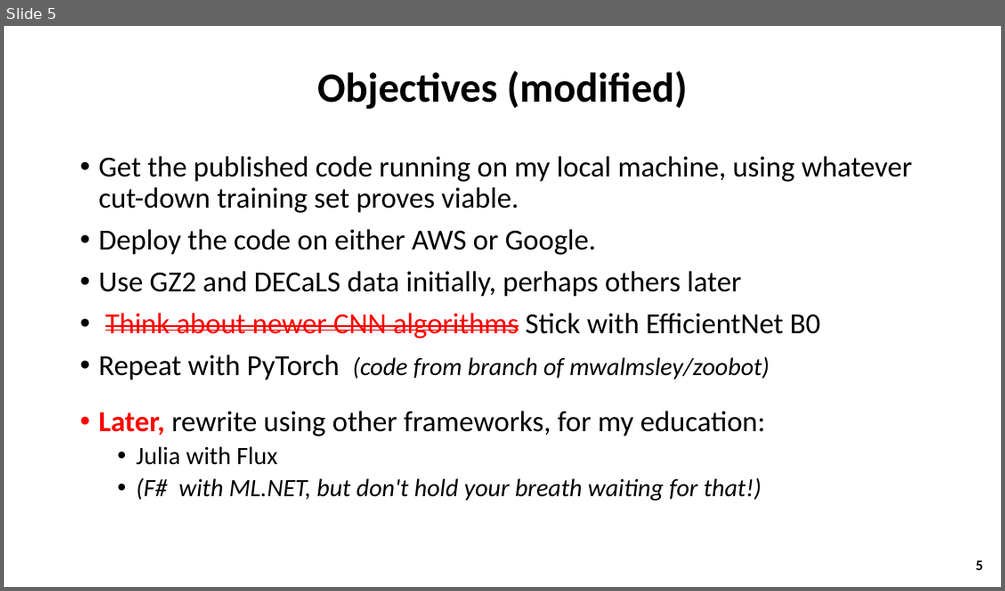
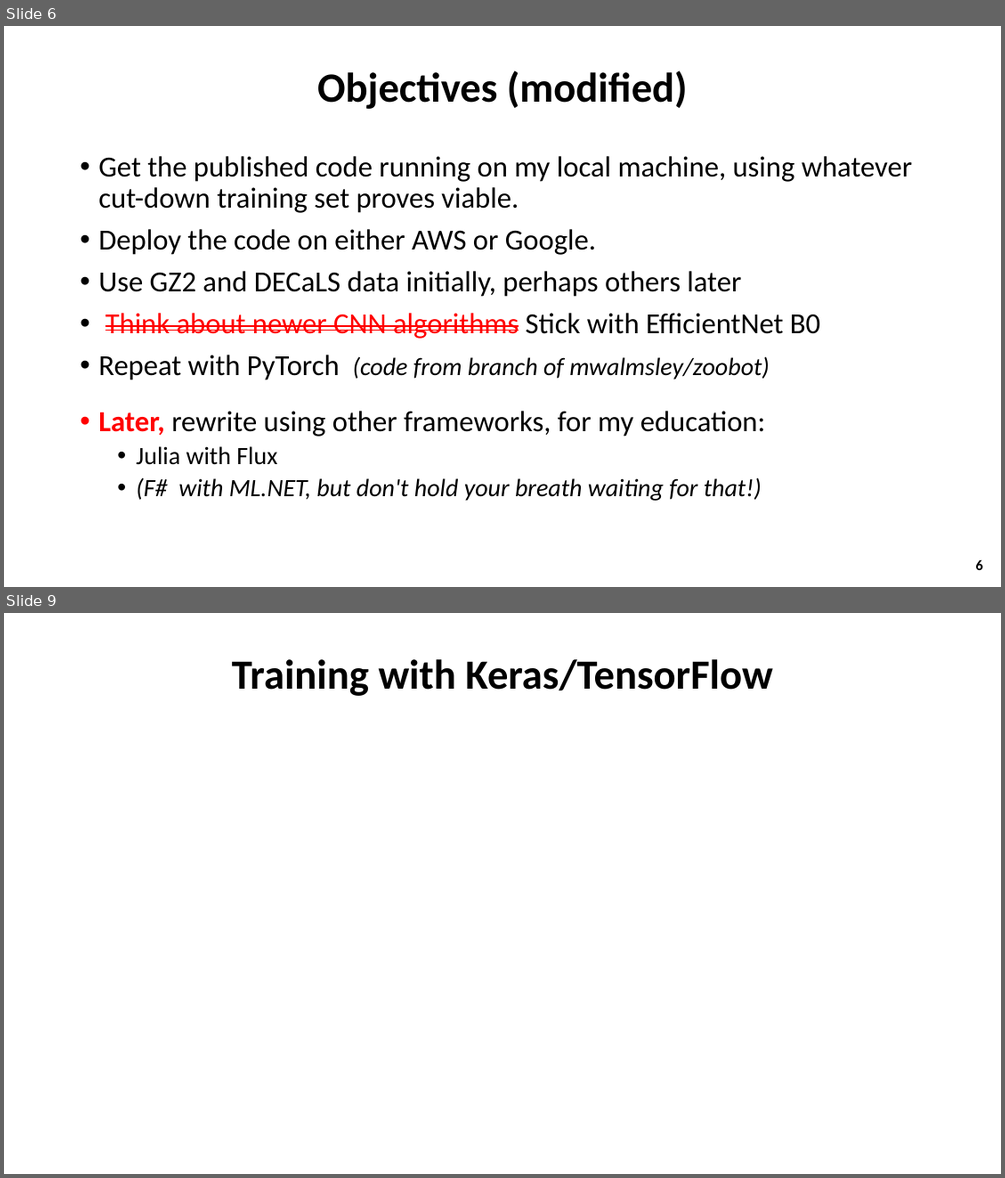
Before and after one commit to colinleach/proj502, a slide deck: project_report/Colin Leach project for ASTR 502.pptx. Shown one above the other, each under a label of ours: slide 5 before the commit, slides 6 and 9 after it; the slides between them are not shown. The pictures are 1005x591 and 1005x1178 pixels, drawn with LibreOffice and Linux fonts; fonts in the diff are those of the drawing. Boxes give left, top, right and bottom in pixels: in the first picture for what was removed or moved away, otherwise in the second. Text is boxed around its words. In the diff, an @@ line names an element or a change of style, - is before the commit and + after.

Commit message:
slides and tensorboard images

```diff
--- a/project_report/Colin Leach project for ASTR 502.pptx
+++ b/project_report/Colin Leach project for ASTR 502.pptx
@@ slide 9 added at (x1=4, y1=613, x2=1001, y2=1174), background #FFFFFF @@
@@ title added at (x1=232, y1=659, x2=772, y2=696), 40 pt, text #000000, bold @@
+Training with Keras/TensorFlow
@@ what was slide 5 is now slide 6 @@
@@ page number at (x1=976, y1=560, x2=983, y2=570): text changed @@
-5
+6
```
Also in this commit, not shown: 2 slides changed, 4 other slides added, 4 other files.
